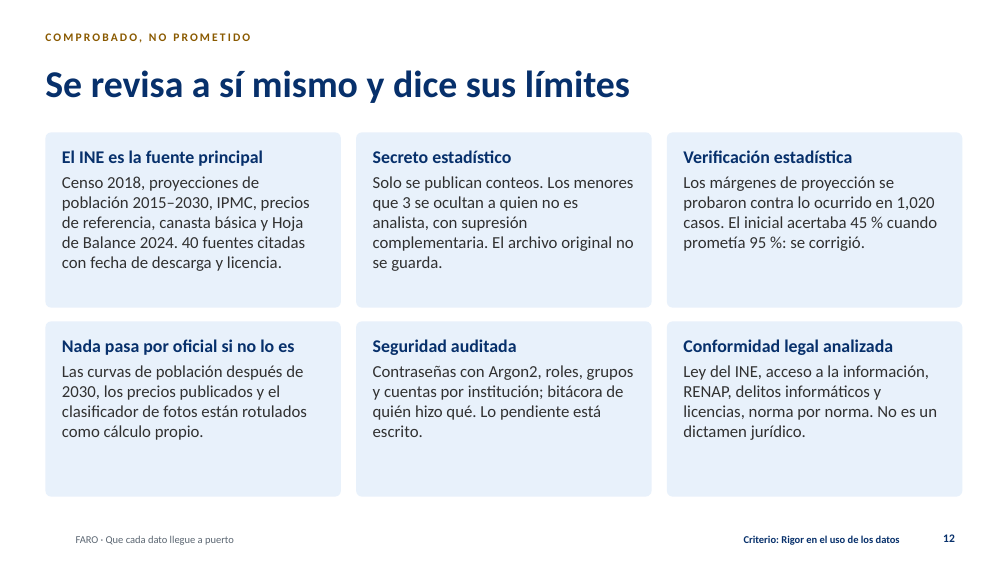
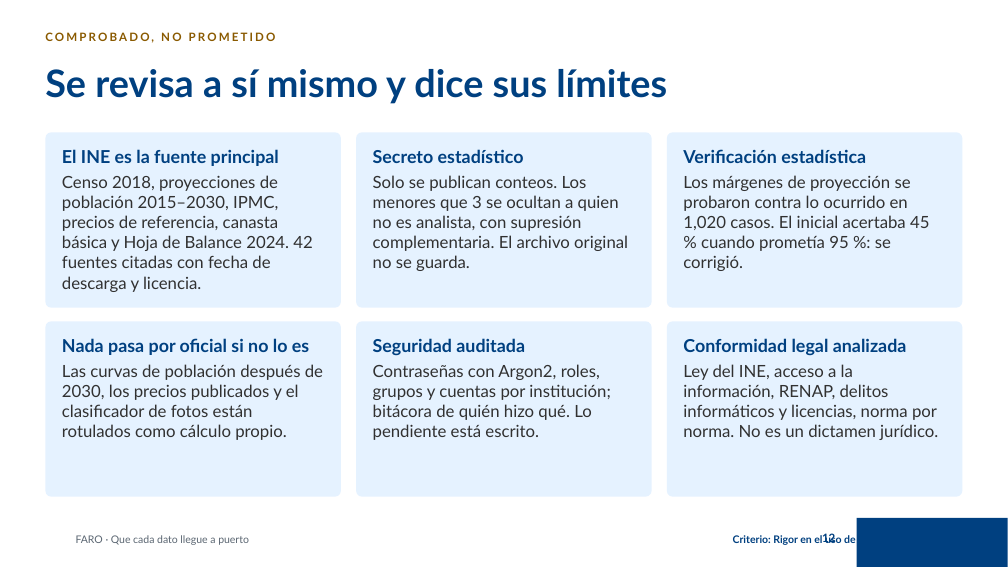
Before and after one commit to tono88/faro-ine-2026, a slide deck: slide 12 of entregables/FARO-presentacion.pptx. Drawn at 1008x567 pixels with LibreOffice and Linux fonts; fonts in the diff are those of the drawing; background and template pictures are left out. Boxes give left, top, right and bottom in pixels: in the first picture for what was removed or moved away, otherwise in the second. Text is boxed around its words. In the diff, an @@ line names an element or a change of style, - is before the commit and + after.

```diff
--- a/entregables/FARO-presentacion.pptx
+++ b/entregables/FARO-presentacion.pptx
@@ text "COMPROBADO, NO PROMETIDO" at <box>45,32,276,43</box>: font Calibri to Lato @@
@@ text at <box>62,149,279,166</box>: font Calibri to Lato, text colour #07306B to #004080 in "El INE es la fuente principal" @@
@@ text "Secreto estadístico" at <box>373,149,628,271</box>: font Calibri to Lato; text colour #07306B to #004080 in "Secreto estadístico" @@
@@ text "Verificación estadística" at <box>683,149,929,271</box>: font Calibri to Lato; text colour #07306B to #004080 in "Verificación estadística" @@
@@ text at <box>62,175,312,292</box>: text changed; font Calibri to Lato @@
-Censo 2018, proyecciones de población 2015–2030, IPMC, precios de referencia, canasta básica y Hoja de Balance 2024. 40 fuentes citadas con fecha de descarga y licencia.
+Censo 2018, proyecciones de población 2015–2030, IPMC, precios de referencia, canasta básica y Hoja de Balance 2024. 42 fuentes citadas con fecha de descarga y licencia.
@@ fill #E8F1FB to #E5F2FF in 6 elements at <box>45,132,341,308</box>, <box>356,132,652,308</box>, <box>667,132,963,308</box>, <box>45,321,341,497</box>, <box>356,321,652,497</box>, <box>667,321,963,497</box> @@
@@ text "Nada pasa por oficial si ..." at <box>62,338,323,440</box>: font Calibri to Lato; text colour #07306B to #004080 in "Nada pasa por oficial si no lo ..." @@
@@ text "Seguridad auditada" at <box>373,338,610,440</box>: font Calibri to Lato; text colour #07306B to #004080 in "Seguridad auditada" @@
@@ text "Conformidad legal analizada" at <box>683,338,938,440</box>: font Calibri to Lato; text colour #07306B to #004080 in "Conformidad legal analizada" @@
@@ text "FARO · Que cada dato ..." at <box>76,535,249,545</box>: font Calibri to Lato @@
@@ font Calibri to Lato, text colour #07306B to #004080 in 3 elements at <box>45,69,667,104</box>, <box>733,534,856,545</box>, <box>822,533,835,543</box> @@
@@ page number: place and size @@
-page number at <box>943,534,955,542</box>
+page number at <box>822,533,835,543</box>
@@ rectangle added at <box>857,518,1008,567</box>, fill #004080 @@
```
Also in this commit, not shown: 15 other slides changed, 53 other files.
